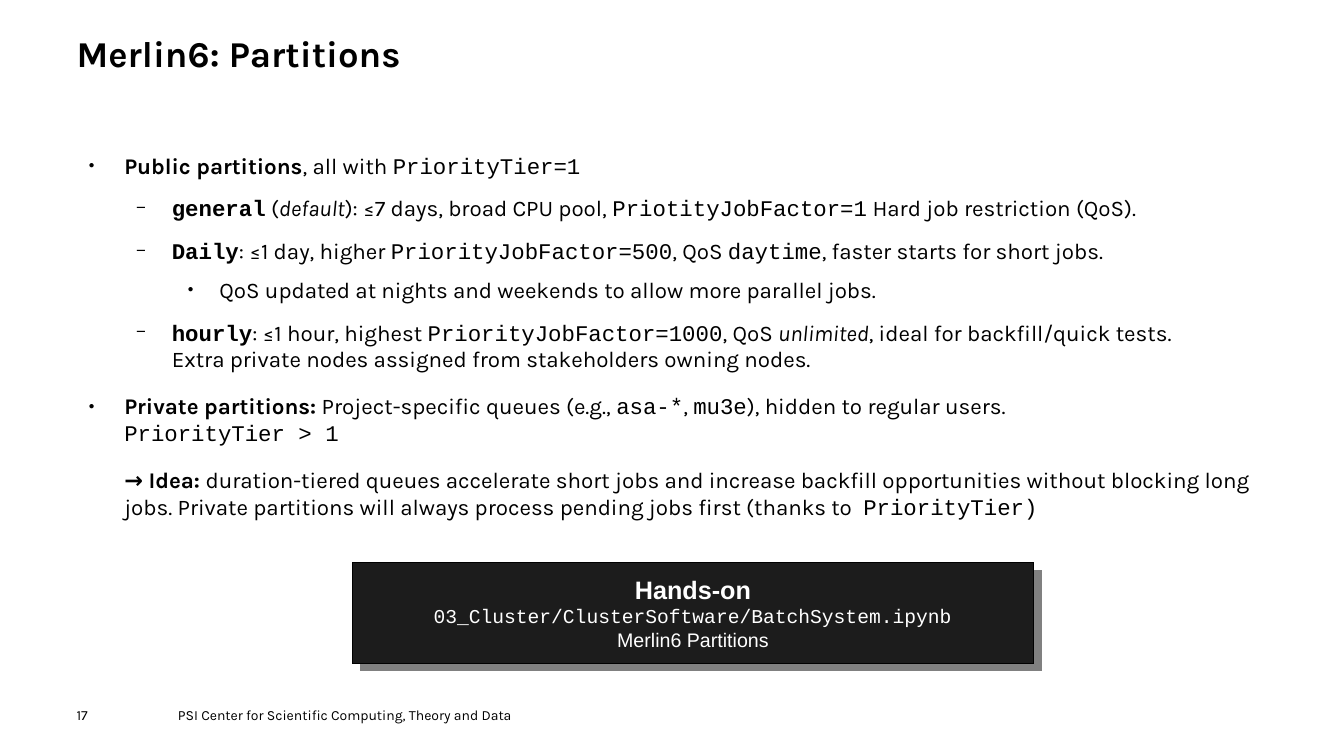
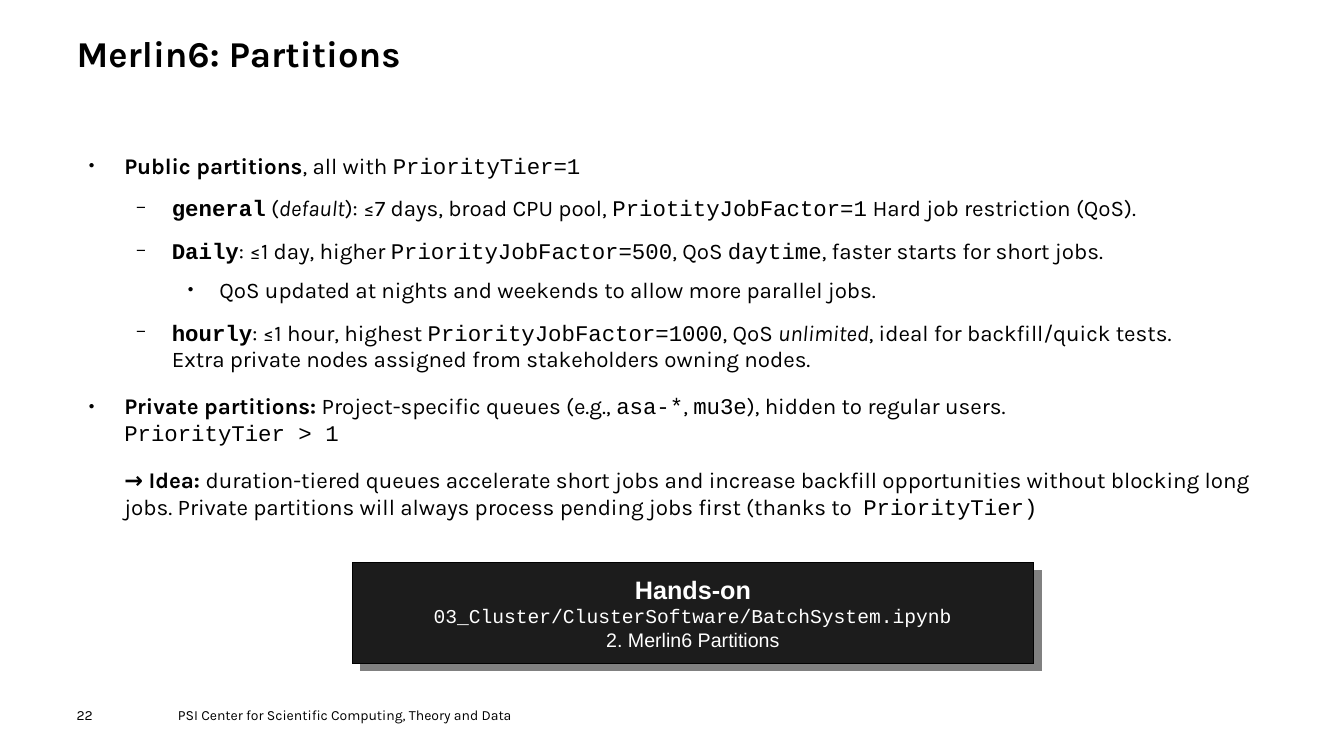
Before and after one commit to fhnw-hpcp/HS25, a slide deck: slide 22 of Slurm.odp (slide 17 before the commit). Drawn at 1344x756 pixels with LibreOffice and Linux fonts; fonts in the diff are those of the drawing; background and template pictures are left out. Boxes give left, top, right and bottom in pixels: in the first picture for what was removed or moved away, otherwise in the second. Text is boxed around its words. In the diff, an @@ line names an element or a change of style, - is before the commit and + after.

```diff
--- a/Slurm.odp
+++ b/Slurm.odp
@@ text in rectangle at box(434, 610, 952, 647): text changed @@
-03_Cluster/ClusterSoftware/BatchSystem.ipynb
-Merlin6 Partitions
+03_Cluster/ClusterSoftware/BatchSystem.ipynb
+2. Merlin6 Partitions
@@ page number at box(77, 711, 93, 720): text changed @@
-17
+22
```
Also in this commit, not shown: 16 other slides changed, 4 slides added, 22 slides removed.
